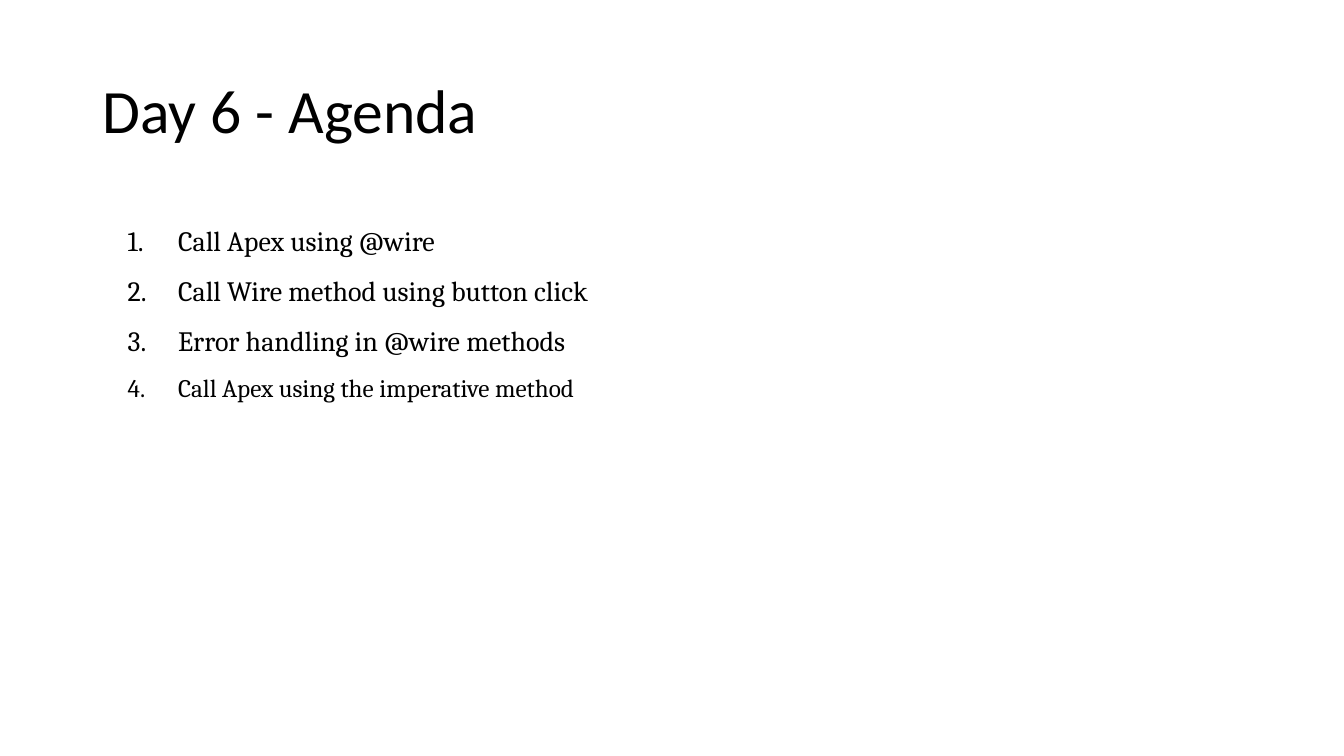
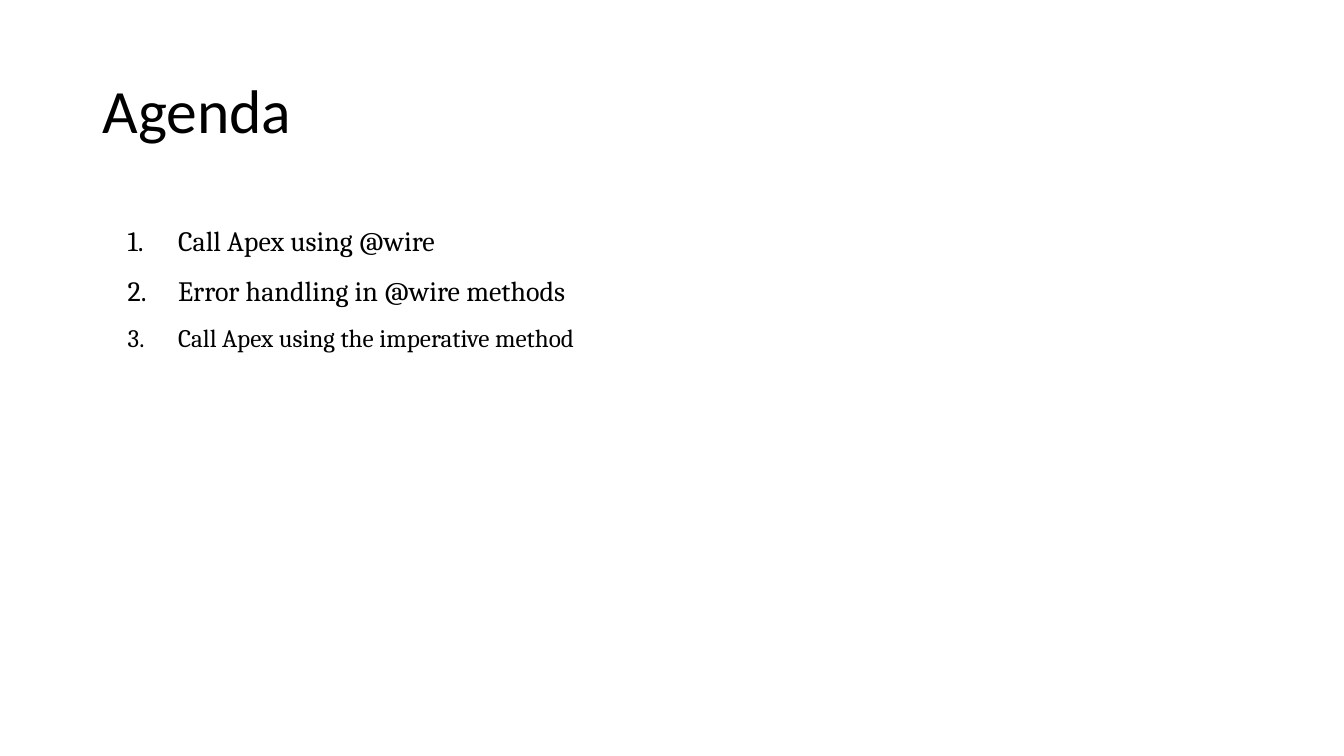
Before and after one commit to amitastreait/lwc-learning, a slide deck: slide 69 of docs/PPT/Lightning Web component.pptx (slide 51 before the commit). Drawn at 1344x756 pixels with LibreOffice and Linux fonts; fonts in the diff are those of the drawing. Boxes give left, top, right and bottom in pixels: in the first picture for what was removed or moved away, otherwise in the second. Text is boxed around its words. In the diff, an @@ line names an element or a change of style, - is before the commit and + after.

```diff
--- a/docs/PPT/Lightning Web component.pptx
+++ b/docs/PPT/Lightning Web component.pptx
@@ title at (102,90,291,144): text changed @@
-Day 6 - Agenda
+Agenda
@@ text at (178,281,588,307): paragraph removed @@
-2. Call Wire method using button click
```
Also in this commit, not shown: 17 other slides changed, 47 slides added, 15 other files.
